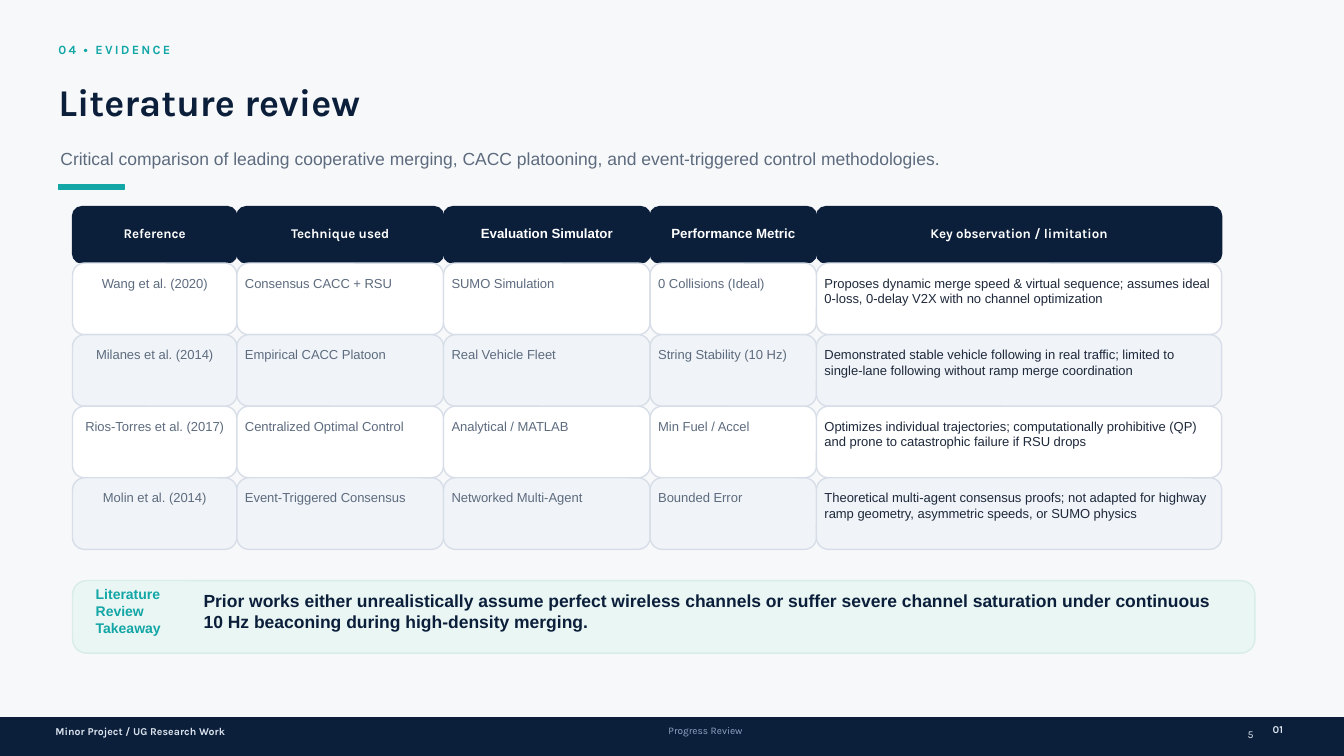
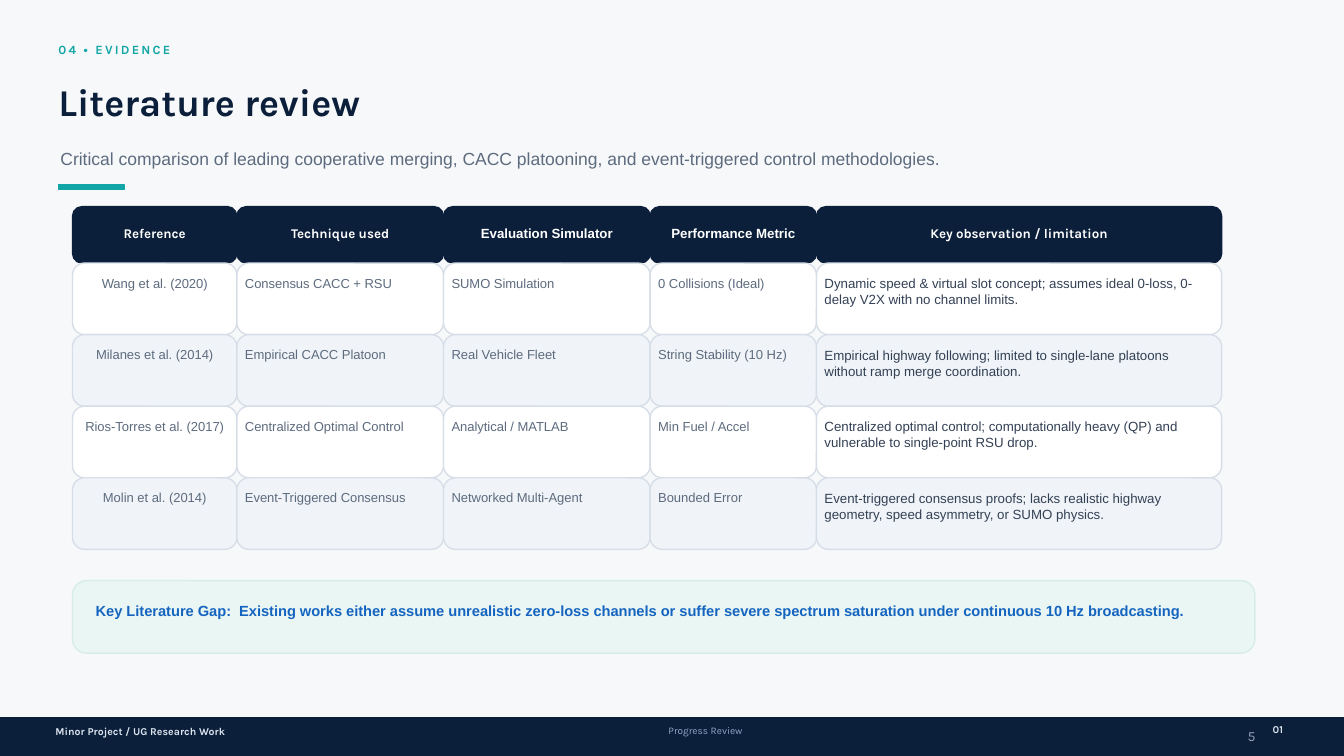
Before and after one commit to swagata025/Rule-based-merging-scenario, a slide deck: slide 5 of Progress_Presentation.pptx. Drawn at 1344x756 pixels with LibreOffice and Linux fonts; fonts in the diff are those of the drawing. Boxes give left, top, right and bottom in pixels: in the first picture for what was removed or moved away, otherwise in the second. Text is boxed around its words. In the diff, an @@ line names an element or a change of style, - is before the commit and + after.

```diff
--- a/Progress_Presentation.pptx
+++ b/Progress_Presentation.pptx
@@ text at bbox=[824, 278, 1192, 307]: text changed; size 9.3 to 9.5 pt; text colour #1E293B to #334155 @@
-Proposes dynamic merge speed & virtual sequence; assumes ideal 0-loss, 0-delay V2X with no channel optimization
+Dynamic speed & virtual slot concept; assumes ideal 0-loss, 0-delay V2X with no channel limits.
@@ text at bbox=[824, 350, 1169, 379]: text changed; size 9.3 to 9.5 pt; text colour #1E293B to #334155 @@
-Demonstrated stable vehicle following in real traffic; limited to single-lane following without ramp merge coordination
+Empirical highway following; limited to single-lane platoons without ramp merge coordination.
@@ text at bbox=[824, 421, 1177, 450]: text changed; size 9.3 to 9.5 pt; text colour #1E293B to #334155 @@
-Optimizes individual trajectories; computationally prohibitive (QP) and prone to catastrophic failure if RSU drops
+Centralized optimal control; computationally heavy (QP) and vulnerable to single-point RSU drop.
@@ text at bbox=[824, 493, 1162, 522]: text changed; size 9.3 to 9.5 pt; text colour #1E293B to #334155 @@
-Theoretical multi-agent consensus proofs; not adapted for highway ramp geometry, asymmetric speeds, or SUMO physics
+Event-triggered consensus proofs; lacks realistic highway geometry, speed asymmetry, or SUMO physics.
@@ text removed at bbox=[96, 589, 161, 636] @@
-Literature Review Takeaway
@@ text at bbox=[96, 605, 1184, 619]: text changed; size 12.5 to 10.5 pt; text colour #0B1F3A to #1565C0 @@
-Prior works either unrealistically assume perfect wireless channels or suffer severe channel saturation under continuous 10 Hz beaconing during high-density merging.
+Key Literature Gap: Existing works either assume unrealistic zero-loss channels or suffer severe spectrum saturation under continuous 10 Hz broadcasting.
@@ text "5" at bbox=[1248, 732, 1256, 741]: size 7.5 to 10 pt, text colour #DCE4EF to #94A3B8 @@
```
Also in this commit, not shown: 13 other slides changed, 1 slide added, 4 other files.
